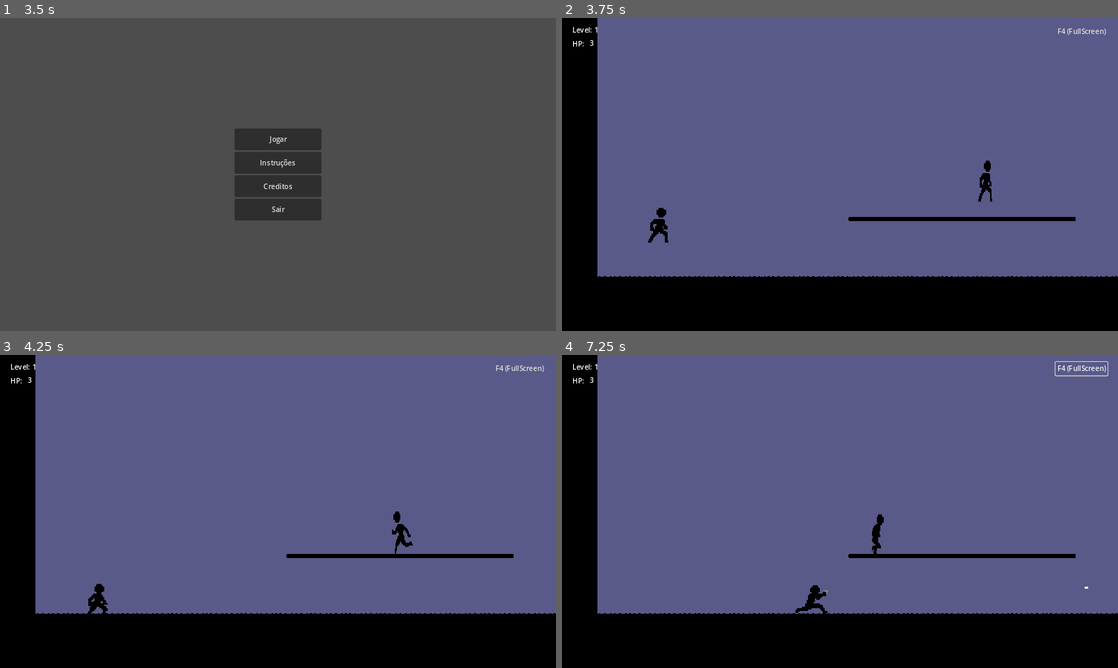
Above: before the commit, frames 1-4 (two rows, left to right).
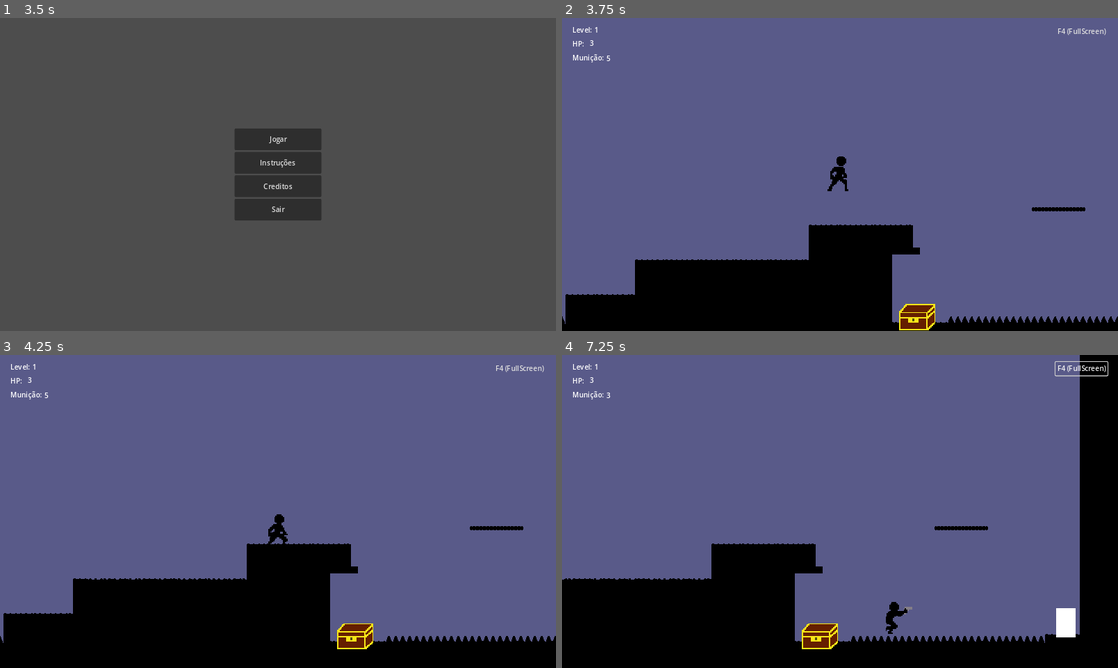
Above: after the commit, the same moments.

Repository: jhonatancunha/godot-game
Game: Godot game, scene res://SplashScreen.tscn
Same seed, same stepped clock (60 frames per second), same inputs: the game is played once before the commit and once after it.
Inputs (mouse positions are in pixels of both pictures, inside the frame that each line leads up to):
- Up to frame 1 (3.5 s): tap Enter at 0.5, 2 s; move the mouse to (400, 158) at 0.52 s; hold Right (right) 0.53-1.25 s; tap Space (fire) at 0.6, 1.25, 2.3, 2.75 s; click (400, 158) at 0.67 s; tap Up (jump) at 0.77 s; drag from (166, 190) to (250, 237) at 1.27 s; move the mouse to (333, 105) at 2.02 s; hold Left (left) 2.03-2.75 s; tap A (punch) at 2.1 s; drag from (250, 237) to (111, 127) at 2.77 s
- Up to frame 2 (3.75 s): click "Instruções" at 3.5 s
- Up to frame 3 (4.25 s): no input
- Up to frame 4 (7.25 s): click "F4 (FullScreen)" at 4.25 s; move the mouse to (1006, 558) at 5.02 s; hold Right (right) 5.03-5.75 s; tap Space (fire) at 5.1, 6.6 s; tap Up (jump) at 5.27 s; drag from (673, 464) to (901, 533) at 5.77 s; move the mouse to (867, 511) at 6.52 s; hold Right (right) from 6.53 s (still down); click (867, 511) at 6.67 s

Frame 1 is identical in both runs. In frame 2, 18% of the frame differs, in the area x 0-100%, y 0-100%; in frame 3, 17%; in frame 4, 22%, in the area x 0-100%, y 0-94%.
Error in both runs: Cannot call method 'change_scene_to_file' on a null value. (res://Menu/menu.gd:15)

Commit message:
feat: added bullet info

Diff:
--- /dev/null
+++ b/Bullet/bulletBar.gd
@@ -0,0 +1,14 @@
+class_name BulletValue
+extends Label
+
+@export var player: Player
+
+func _ready():
+	text = str(player.bullets)
+	player.bulletChanged.connect(update)
+	update()
+
+
+
+func update():
+	text = str(player.bullets)
--- a/Levels/level1.tscn
+++ b/Levels/level1.tscn
@@ -10,6 +10,7 @@
 [ext_resource type="PackedScene" uid="uid://b4e70m8gear3i" path="res://Camera2D/camera_2d.tscn" id="4_0m6wt"]
 [ext_resource type="Script" path="res://Player/healthBar.gd" id="4_13bxq"]
 [ext_resource type="PackedScene" uid="uid://cr07u451dalw0" path="res://Traps/Spike/spike.tscn" id="6_2yeux"]
+[ext_resource type="Script" path="res://Bullet/bulletBar.gd" id="6_ji4fn"]
 [ext_resource type="PackedScene" uid="uid://btopemn7cld2t" path="res://ItemBox/item_box.tscn" id="9_27u8p"]
 [ext_resource type="PackedScene" uid="uid://c3ilfe2qoeq7h" path="res://UI/MobileInput/ButtonA.tscn" id="10_cbs0k"]
 [ext_resource type="PackedScene" uid="uid://c6sj7ksv8ikef" path="res://Terrain/Portal/portal.tscn" id="12_ah5y3"]
@@ -229,6 +230,25 @@
 script = ExtResource("4_13bxq")
 player = NodePath("../../../Player")
 
+[node name="BULLETS" type="Node2D" parent="CanvasLayer2"]
+position = Vector2(0, 32)
+
+[node name="bullets" type="Label" parent="CanvasLayer2/BULLETS"]
+offset_left = 24.0
+offset_top = 48.0
+offset_right = 82.0
+offset_bottom = 74.0
+text = "Munição:"
+
+[node name="value" type="Label" parent="CanvasLayer2/BULLETS" node_paths=PackedStringArray("player")]
+offset_left = 103.0
+offset_top = 49.0
+offset_right = 161.0
+offset_bottom = 75.0
+text = "5"
+script = ExtResource("6_ji4fn")
+player = NodePath("../../../Player")
+
 [node name="ParallaxBackground" type="ParallaxBackground" parent="."]
 
 [node name="Sky" type="ParallaxLayer" parent="ParallaxBackground"]
@@ -249,10 +269,10 @@
 format = 2
 layer_0/name = "Ground"
 layer_0/modulate = Color(0, 0, 0, 1)
-layer_0/tile_data = PackedInt32Array(2424829, 0, 0, 2490365, …(52054 unchanged characters)… , 2556148, 196608, 0, 2556149, 262144, 0)
+layer_0/tile_data = PackedInt32Array(2424829, 0, 0, 2490365, …(52054 unchanged characters)… , 2556148, 196608, 0, 2556149, 262144, 0, 1573090, 65538, 0, 1573091, 65538, 0, 1573092, 65538, 0, 1573093, 65538, 0, 1573094, 65538, 0, 1573095, 65538, 0, 1573096, 131074, 0, 1573089, 2, 0, 1966288, 0, 4)
 
 [node name="Player" parent="." instance=ExtResource("2_7myil")]
-position = Vector2(-56, 464)
+position = Vector2(3168, 304)
 scale = Vector2(1.5, 1.5)
 jump_velocity = -430.0
 bullet_speed = 1200.0
@@ -261,7 +281,7 @@
 remote_path = NodePath("../../Camera2D")
 
 [node name="Camera2D" parent="." instance=ExtResource("4_0m6wt")]
-position = Vector2(-56, 464)
+position = Vector2(3168, 304)
 scale = Vector2(1.5, 1.5)
 
 [node name="Enemy" parent="." instance=ExtResource("3_wwq43")]
--- a/Levels/level3.tscn
+++ b/Levels/level3.tscn
@@ -1,10 +1,11 @@
-[gd_scene load_steps=18 format=3 uid="uid://cs73r0vuy22c"]
+[gd_scene load_steps=19 format=3 uid="uid://cs73r0vuy22c"]
 
 [ext_resource type="PackedScene" uid="uid://c3ilfe2qoeq7h" path="res://UI/MobileInput/ButtonA.tscn" id="1_fgh8s"]
 [ext_resource type="PackedScene" uid="uid://dxfmjk3a1rfvo" path="res://UI/MobileInput/Joystick.tscn" id="2_ccfi8"]
 [ext_resource type="Texture2D" uid="uid://swvlj4rv8128" path="res://Assets/sky.png" id="3_w1hto"]
 [ext_resource type="Texture2D" uid="uid://cwg06t4jpfkeg" path="res://Assets/ground.png" id="4_nb8gf"]
 [ext_resource type="PackedScene" uid="uid://c8hnlsk5h60yf" path="res://Terrain/MovingPlatform/MovingPlatform.tscn" id="5_jvoxt"]
+[ext_resource type="Script" path="res://Bullet/bulletBar.gd" id="6_0vw14"]
 [ext_resource type="Texture2D" uid="uid://bevbkv5pxywkj" path="res://Terrain/MovingPlatform/platform.png" id="6_fkq38"]
 [ext_resource type="PackedScene" uid="uid://cr07u451dalw0" path="res://Traps/Spike/spike.tscn" id="7_ifh1m"]
 [ext_resource type="PackedScene" uid="uid://blx3wb41bsdr7" path="res://Player/player.tscn" id="8_b4ghh"]
@@ -204,7 +205,7 @@
 offset_top = 16.0
 offset_right = 82.0
 offset_bottom = 42.0
-text = "Level: 1"
+text = "Level: 3"
 
 [node name="ParallaxBackground" type="ParallaxBackground" parent="CanvasLayer2"]
 
@@ -238,6 +239,25 @@
 script = ExtResource("11_cs6yt")
 player = NodePath("../../../Player")
 
+[node name="BULLETS" type="Node2D" parent="CanvasLayer2"]
+position = Vector2(0, 32)
+
+[node name="bullets" type="Label" parent="CanvasLayer2/BULLETS"]
+offset_left = 24.0
+offset_top = 48.0
+offset_right = 82.0
+offset_bottom = 74.0
+text = "Munição:"
+
+[node name="value" type="Label" parent="CanvasLayer2/BULLETS" node_paths=PackedStringArray("player")]
+offset_left = 103.0
+offset_top = 49.0
+offset_right = 161.0
+offset_bottom = 75.0
+text = "5"
+script = ExtResource("6_0vw14")
+player = NodePath("../../../Player")
+
 [node name="elements" type="TileMap" parent="." groups=["tilemap"]]
 modulate = Color(0, 0, 0, 1)
 position = Vector2(22, 18)
@@ -274,5 +294,73 @@
 position = Vector2(293, 0)
 
 [connection signal="button_down" from="CanvasLayer2/Buttons/FullScren" to="CanvasLayer2/Buttons/FullScren" method="_on_button_down"]
+[connection signal="body_entered" from="elements/@Area2D@276577" to="elements/@Area2D@276577" method="_on_body_entered" flags=18]
+[connection signal="body_entered" from="elements/@Area2D@276578" to="elements/@Area2D@276578" method="_on_body_entered" flags=18]
+[connection signal="body_entered" from="elements/@Area2D@276579" to="elements/@Area2D@276579" method="_on_body_entered" flags=18]
+[connection signal="body_entered" from="elements/@Area2D@276580" to="elements/@Area2D@276580" method="_on_body_entered" flags=18]
+[connection signal="body_entered" from="elements/@Area2D@276581" to="elements/@Area2D@276581" method="_on_body_entered" flags=18]
+[connection signal="body_entered" from="elements/@Area2D@276582" to="elements/@Area2D@276582" method="_on_body_entered" flags=18]
+[connection signal="body_entered" from="elements/@Area2D@276583" to="elements/@Area2D@276583" method="_on_body_entered" flags=18]
+[connection signal="body_entered" from="elements/@Area2D@276584" to="elements/@Area2D@276584" method="_on_body_entered" flags=18]
+[connection signal="body_entered" from="elements/@Area2D@276585" to="elements/@Area2D@276585" method="_on_body_entered" flags=18]
+[connection signal="body_entered" from="elements/@Area2D@276586" to="elements/@Area2D@276586" method="_on_body_entered" flags=18]
+[connection signal="body_entered" from="elements/@Area2D@276587" to="elements/@Area2D@276587" method="_on_body_entered" flags=18]
+[connection signal="body_entered" from="elements/@Area2D@276588" to="elements/@Area2D@276588" method="_on_body_entered" flags=18]
+[connection signal="body_entered" from="elements/@Area2D@276589" to="elements/@Area2D@276589" method="_on_body_entered" flags=18]
+[connection signal="body_entered" from="elements/@Area2D@276590" to="elements/@Area2D@276590" method="_on_body_entered" flags=18]
+[connection signal="body_entered" from="elements/@Area2D@276591" to="elements/@Area2D@276591" method="_on_body_entered" flags=18]
+[connection signal="body_entered" from="elements/@Area2D@276592" to="elements/@Area2D@276592" method="_on_body_entered" flags=18]
+[connection signal="body_entered" from="elements/@Area2D@276593" to="elements/@Area2D@276593" method="_on_body_entered" flags=18]
+[connection signal="body_entered" from="elements/@Area2D@276594" to="elements/@Area2D@276594" method="_on_body_entered" flags=18]
+[connection signal="body_entered" from="elements/@Area2D@276595" to="elements/@Area2D@276595" method="_on_body_entered" flags=18]
+[connection signal="body_entered" from="elements/@Area2D@276596" to="elements/@Area2D@276596" method="_on_body_entered" flags=18]
+[connection signal="body_entered" from="elements/@Area2D@276597" to="elements/@Area2D@276597" method="_on_body_entered" flags=18]
+[connection signal="body_entered" from="elements/@Area2D@276598" to="elements/@Area2D@276598" method="_on_body_entered" flags=18]
+[connection signal="body_entered" from="elements/@Area2D@276599" to="elements/@Area2D@276599" method="_on_body_entered" flags=18]
+[connection signal="body_entered" from="elements/@Area2D@276600" to="elements/@Area2D@276600" method="_on_body_entered" flags=18]
+[connection signal="body_entered" from="elements/@Area2D@276601" to="elements/@Area2D@276601" method="_on_body_entered" flags=18]
+[connection signal="body_entered" from="elements/@Area2D@276602" to="elements/@Area2D@276602" method="_on_body_entered" flags=18]
+[connection signal="body_entered" from="elements/@Area2D@276603" to="elements/@Area2D@276603" method="_on_body_entered" flags=18]
+[connection signal="body_entered" from="elements/@Area2D@276604" to="elements/@Area2D@276604" method="_on_body_entered" flags=18]
+[connection signal="body_entered" from="elements/@Area2D@276605" to="elements/@Area2D@276605" method="_on_body_entered" flags=18]
+[connection signal="body_entered" from="elements/@Area2D@276606" to="elements/@Area2D@276606" method="_on_body_entered" flags=18]
+[connection signal="body_entered" from="elements/@Area2D@276607" to="elements/@Area2D@276607" method="_on_body_entered" flags=18]
+[connection signal="body_entered" from="elements/@Area2D@276608" to="elements/@Area2D@276608" method="_on_body_entered" flags=18]
+[connection signal="body_entered" from="elements/@Area2D@276609" to="elements/@Area2D@276609" method="_on_body_entered" flags=18]
+[connection signal="body_entered" from="elements/@Area2D@276610" to="elements/@Area2D@276610" method="_on_body_entered" flags=18]
+[connection signal="body_entered" from="elements/@Area2D@276611" to="elements/@Area2D@276611" method="_on_body_entered" flags=18]
+[connection signal="body_entered" from="elements/@Area2D@276612" to="elements/@Area2D@276612" method="_on_body_entered" flags=18]
+[connection signal="body_entered" from="elements/@Area2D@276613" to="elements/@Area2D@276613" method="_on_body_entered" flags=18]
+[connection signal="body_entered" from="elements/@Area2D@276614" to="elements/@Area2D@276614" method="_on_body_entered" flags=18]
+[connection signal="body_entered" from="elements/@Area2D@276615" to="elements/@Area2D@276615" method="_on_body_entered" flags=18]
+[connection signal="body_entered" from="elements/@Area2D@276616" to="elements/@Area2D@276616" method="_on_body_entered" flags=18]
+[connection signal="body_entered" from="elements/@Area2D@276617" to="elements/@Area2D@276617" method="_on_body_entered" flags=18]
+[connection signal="body_entered" from="elements/@Area2D@276618" to="elements/@Area2D@276618" method="_on_body_entered" flags=18]
+[connection signal="body_entered" from="elements/@Area2D@276619" to="elements/@Area2D@276619" method="_on_body_entered" flags=18]
+[connection signal="body_entered" from="elements/@Area2D@276620" to="elements/@Area2D@276620" method="_on_body_entered" flags=18]
+[connection signal="body_entered" from="elements/@Area2D@276621" to="elements/@Area2D@276621" method="_on_body_entered" flags=18]
+[connection signal="body_entered" from="elements/@Area2D@276622" to="elements/@Area2D@276622" method="_on_body_entered" flags=18]
+[connection signal="body_entered" from="elements/@Area2D@276623" to="elements/@Area2D@276623" method="_on_body_entered" flags=18]
+[connection signal="body_entered" from="elements/@Area2D@276624" to="elements/@Area2D@276624" method="_on_body_entered" flags=18]
+[connection signal="body_entered" from="elements/@Area2D@276625" to="elements/@Area2D@276625" method="_on_body_entered" flags=18]
+[connection signal="body_entered" from="elements/@Area2D@276626" to="elements/@Area2D@276626" method="_on_body_entered" flags=18]
+[connection signal="body_entered" from="elements/@Area2D@276627" to="elements/@Area2D@276627" method="_on_body_entered" flags=18]
+[connection signal="body_entered" from="elements/@Area2D@276628" to="elements/@Area2D@276628" method="_on_body_entered" flags=18]
+[connection signal="body_entered" from="elements/@Area2D@276629" to="elements/@Area2D@276629" method="_on_body_entered" flags=18]
+[connection signal="body_entered" from="elements/@Area2D@276630" to="elements/@Area2D@276630" method="_on_body_entered" flags=18]
+[connection signal="body_entered" from="elements/@Area2D@276631" to="elements/@Area2D@276631" method="_on_body_entered" flags=18]
+[connection signal="body_entered" from="elements/@Area2D@276632" to="elements/@Area2D@276632" method="_on_body_entered" flags=18]
+[connection signal="body_entered" from="elements/@Area2D@276633" to="elements/@Area2D@276633" method="_on_body_entered" flags=18]
+[connection signal="body_entered" from="elements/@Area2D@276634" to="elements/@Area2D@276634" method="_on_body_entered" flags=18]
+[connection signal="body_entered" from="elements/@Area2D@276635" to="elements/@Area2D@276635" method="_on_body_entered" flags=18]
+[connection signal="body_entered" from="elements/@Area2D@276636" to="elements/@Area2D@276636" method="_on_body_entered" flags=18]
+[connection signal="body_entered" from="elements/@Area2D@276637" to="elements/@Area2D@276637" method="_on_body_entered" flags=18]
+[connection signal="body_entered" from="elements/@Area2D@276638" to="elements/@Area2D@276638" method="_on_body_entered" flags=18]
+[connection signal="body_entered" from="elements/@Area2D@276639" to="elements/@Area2D@276639" method="_on_body_entered" flags=18]
+[connection signal="body_entered" from="elements/@Area2D@276640" to="elements/@Area2D@276640" method="_on_body_entered" flags=18]
+[connection signal="body_entered" from="elements/@Area2D@276641" to="elements/@Area2D@276641" method="_on_body_entered" flags=18]
+[connection signal="body_entered" from="elements/@Area2D@276642" to="elements/@Area2D@276642" method="_on_body_entered" flags=18]
+[connection signal="body_entered" from="elements/@Area2D@276643" to="elements/@Area2D@276643" method="_on_body_entered" flags=18]
+[connection signal="body_entered" from="elements/@Area2D@276644" to="elements/@Area2D@276644" method="_on_body_entered" flags=18]
 
 [editable path="PlatformTween"]
--- a/Player/player.gd
+++ b/Player/player.gd
@@ -2,6 +2,7 @@
 extends CharacterBody2D
 
 signal healthChanged
+signal bulletChanged
 
 @export var speed: float = 250.0
 @export var jump_velocity: float = -300.0
@@ -9,6 +10,7 @@
 @export var can_punch: bool = true
 @export var MAX_JUMPS: int = 2
 @export var MAX_HELTH: int = 3
+@export var INITIAL_BULLETS: int = 5
 
 #FIRE
 @export var bullet_speed: float = 400
@@ -26,6 +28,7 @@
 var is_attacking: bool = false
 var health: int = MAX_HELTH
 var is_moving_left: bool = true
+var bullets: int = INITIAL_BULLETS
 
 @onready var animationPlayer = $AnimationPlayer
 @onready var sprite = $Sprite2D
@@ -89,6 +92,11 @@
 	else:
 		velocity.x = move_toward(velocity.x, 0, speed)
 
+	if bullets <= 0:
+		can_fire = false
+	else:
+		can_fire = true
+
 	move_and_slide()
 
 	# SOCO
@@ -127,8 +135,10 @@
 	if not _can_fire:
 		return
 
+	bullets -= 1
+	bulletChanged.emit()
+
 	var bullet: Sprite2D = _bullet_res.instantiate()
-
 	bullet.init(dir, bullet_speed)
 	bullet.position = $Marker2D.global_position
 	get_tree().get_root().add_child(bullet)
Not shown: 1 places in Levels/level1.tscn that only renumber resources
Not shown, changed: Levels/level2.tscn
